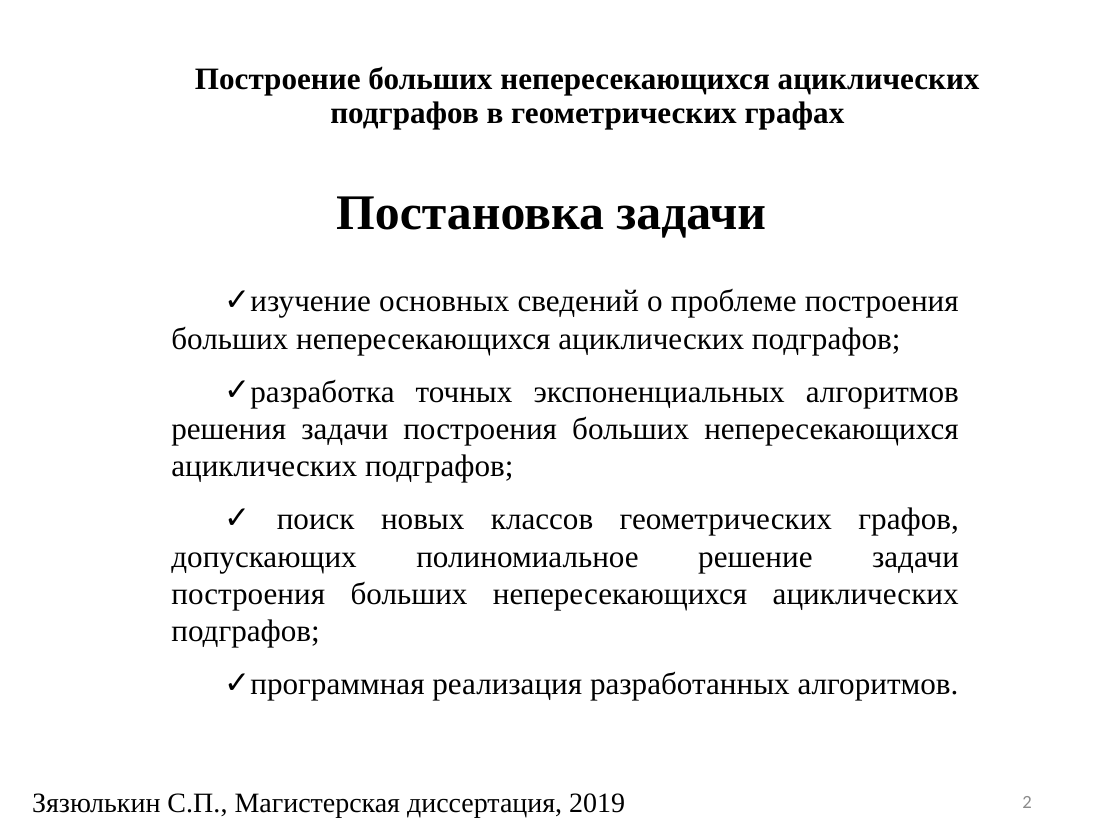
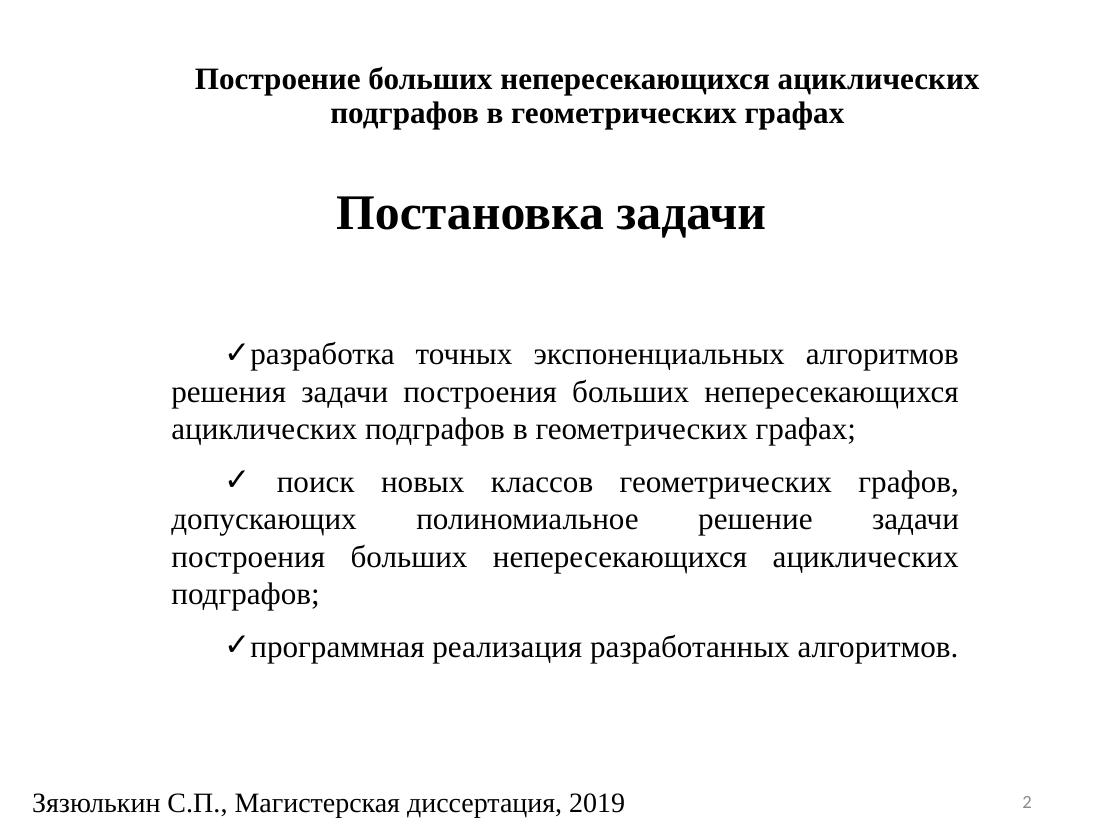
Before and after one commit to SergeyZyazyulkin/NonCrossingSubgraphs, a slide deck: slide 2 of docs/presentation.ppt. Drawn at 1120x840 pixels with LibreOffice and Linux fonts; fonts in the diff are those of the drawing; background and template pictures are left out. Boxes give left, top, right and bottom in pixels: in the first picture for what was removed or moved away, otherwise in the second. Text is boxed around its words. In the diff, an @@ line names an element or a change of style, - is before the commit and + after.

```diff
--- a/docs/presentation.ppt
+++ b/docs/presentation.ppt
@@ text at (171,342,959,445): text changed @@
-✓ изучение основных сведений о проблеме построения больших непересекающихся ациклических подграфов;
-✓ разработка точных экспоненциальных алгоритмов решения задачи построения больших непересекающихся ациклических подграфов;
+✓ разработка точных экспоненциальных алгоритмов решения задачи построения больших непересекающихся ациклических подграфов в геометрических графах;
```
Also in this commit, not shown: 16 other slides changed, 5 slides added, 3 other files.
